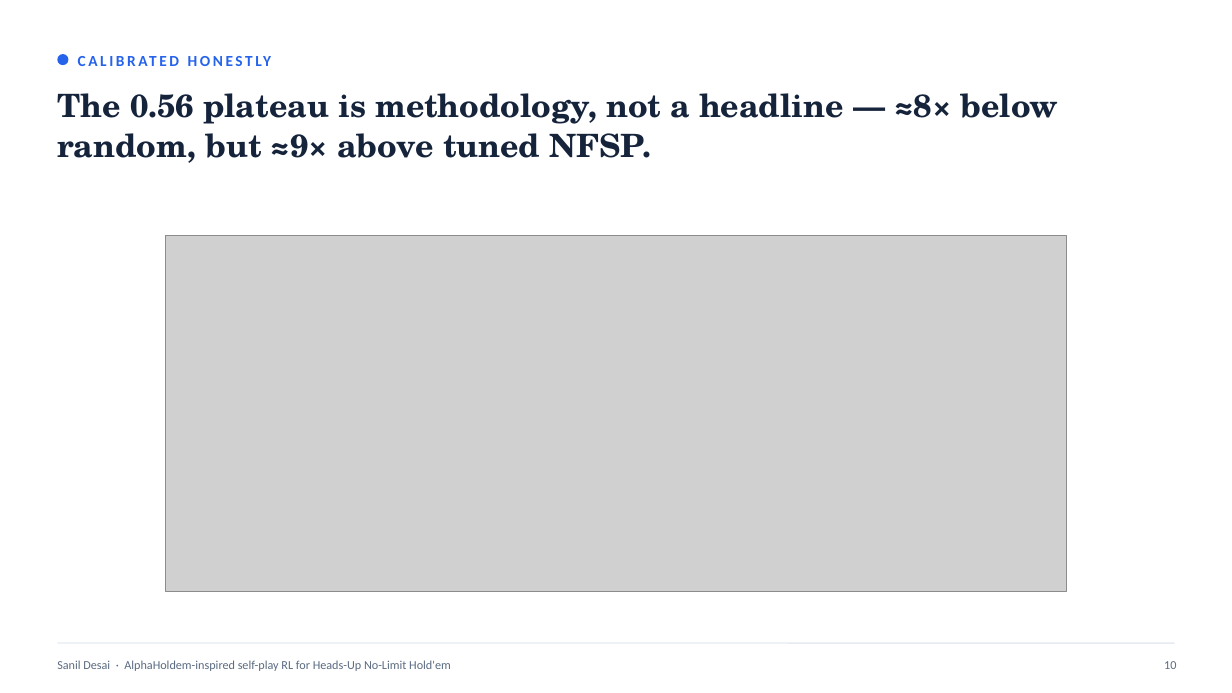
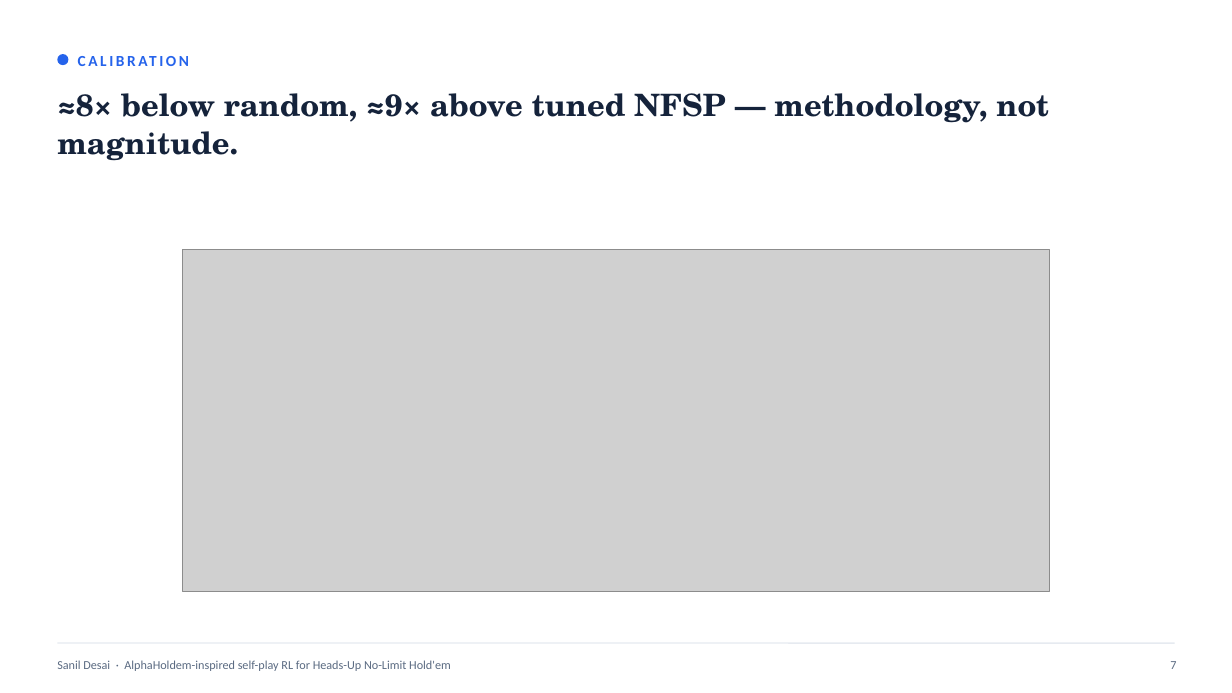
Before and after one commit to smdesai27/TxhmPokerAgent, a slide deck: slide 7 of presentation/AlphaHoldem_RL_deck.pptx (slide 10 before the commit). Drawn at 1232x693 pixels with LibreOffice and Linux fonts; fonts in the diff are those of the drawing; grey boxes stand for pictures. Boxes give left, top, right and bottom in pixels: in the first picture for what was removed or moved away, otherwise in the second. Text is boxed around its words. In the diff, an @@ line names an element or a change of style, - is before the commit and + after.

```diff
--- a/presentation/AlphaHoldem_RL_deck.pptx
+++ b/presentation/AlphaHoldem_RL_deck.pptx
@@ text at (78,46,1175,74): text changed @@
-CALIBRATED HONESTLY
+CALIBRATION
@@ text at (57,93,1049,161): text changed; size 25 to 24 pt @@
-The 0.56 plateau is methodology, not a headline — ≈8× below random, but ≈9× above tuned NFSP.
+≈8× below random, ≈9× above tuned NFSP — methodology, not magnitude.
@@ picture: place and size @@
-picture at (165,236,1067,592)
+picture at (183,250,1050,592)
@@ text at (1170,661,1176,669): text changed @@
-10
+7
```
Also in this commit, not shown: 8 other slides changed, 2 slides added, 6 slides removed, 23 other files.
